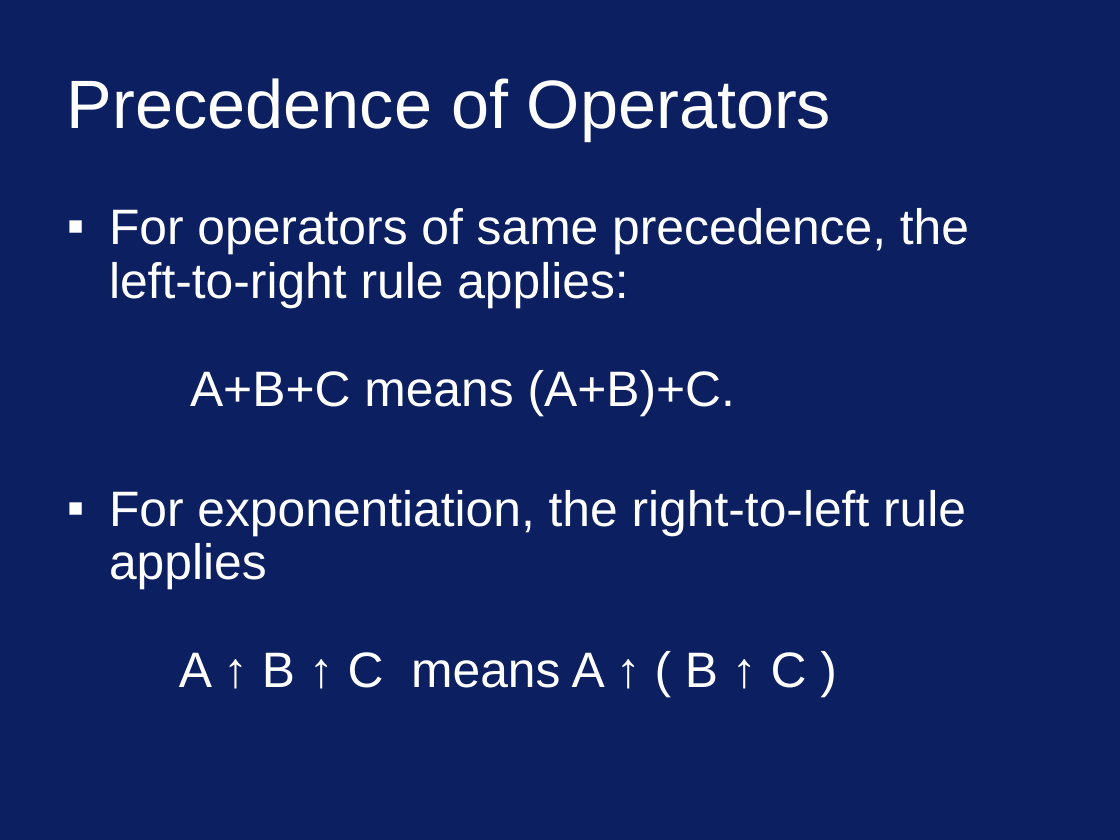
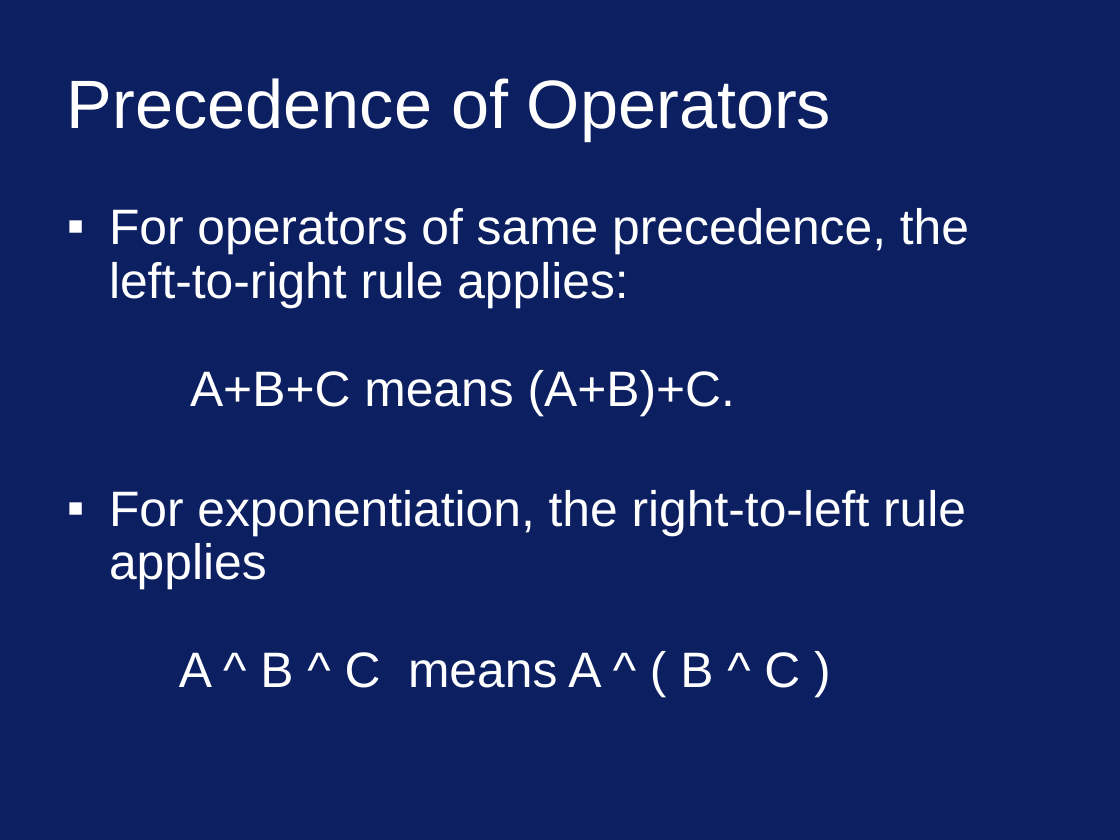
Before and after one commit to bamboat3/ds, a slide deck: slide 21 of lec06.ppt. Drawn at 1120x840 pixels with LibreOffice and Linux fonts; fonts in the diff are those of the drawing. Boxes give left, top, right and bottom in pixels: in the first picture for what was removed or moved away, otherwise in the second. Text is boxed around its words. In the diff, an @@ line names an element or a change of style, - is before the commit and + after.

```diff
--- a/lec06.ppt
+++ b/lec06.ppt
@@ text at [109,490,966,688]: text changed @@
-▪ For exponentiation, the right-to-left rule applies
-  A ↑ B ↑ C means A ↑ ( B ↑ C )
+▪ For exponentiation, the right-to-left rule applies
+  A ^ B ^ C means A ^ ( B ^ C )
```
Also in this commit, not shown: 2 other slides changed.
